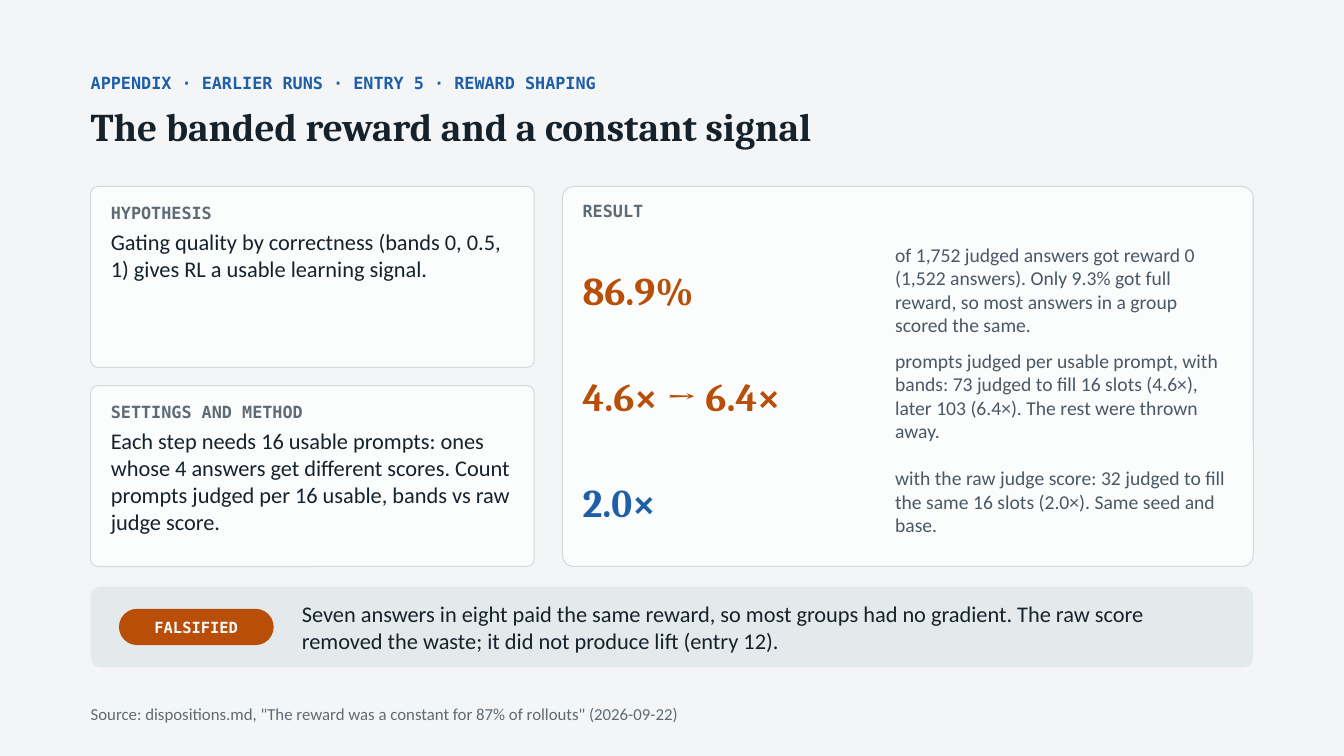
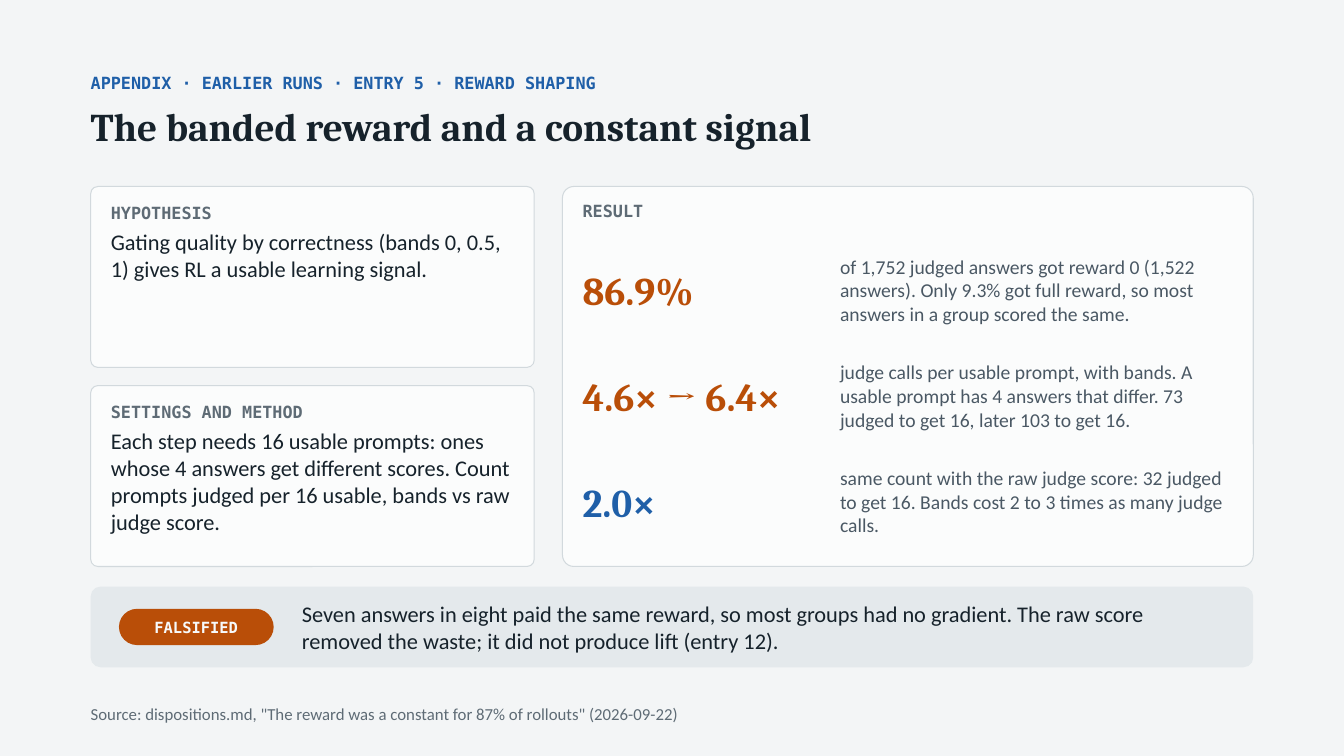
Before and after one commit to thistleknot/rl_v2_share, a slide deck: slide 19 of docs/RL_V2_rl.pptx. Drawn at 1344x756 pixels with LibreOffice and Linux fonts; fonts in the diff are those of the drawing. Boxes give left, top, right and bottom in pixels: in the first picture for what was removed or moved away, otherwise in the second. Text is boxed around its words. In the diff, an @@ line names an element or a change of style, - is before the commit and + after.

```diff
--- a/docs/RL_V2_rl.pptx
+++ b/docs/RL_V2_rl.pptx
@@ text "of 1,752 judged answers got ..." rewrapped from [895, 248, 1195, 332] to [840, 260, 1195, 325] @@
@@ text at [840, 365, 1192, 431]: text changed @@
-prompts judged per usable prompt, with bands: 73 judged to fill 16 slots (4.6×), later 103 (6.4×). The rest were thrown away.
+judge calls per usable prompt, with bands. A usable prompt has 4 answers that differ. 73 judged to get 16, later 103 to get 16.
@@ text at [840, 471, 1222, 532]: text changed @@
-with the raw judge score: 32 judged to fill the same 16 slots (2.0×). Same seed and base.
+same count with the raw judge score: 32 judged to get 16. Bands cost 2 to 3 times as many judge calls.
```
